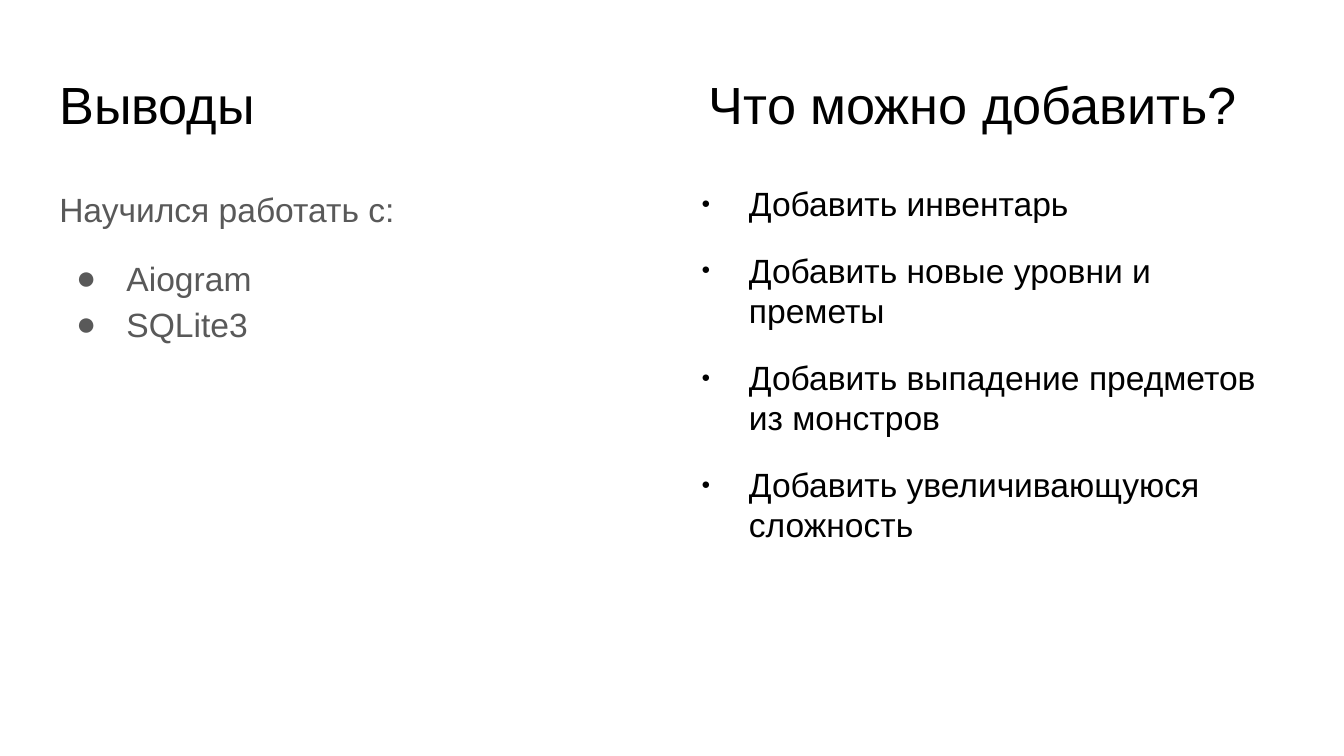
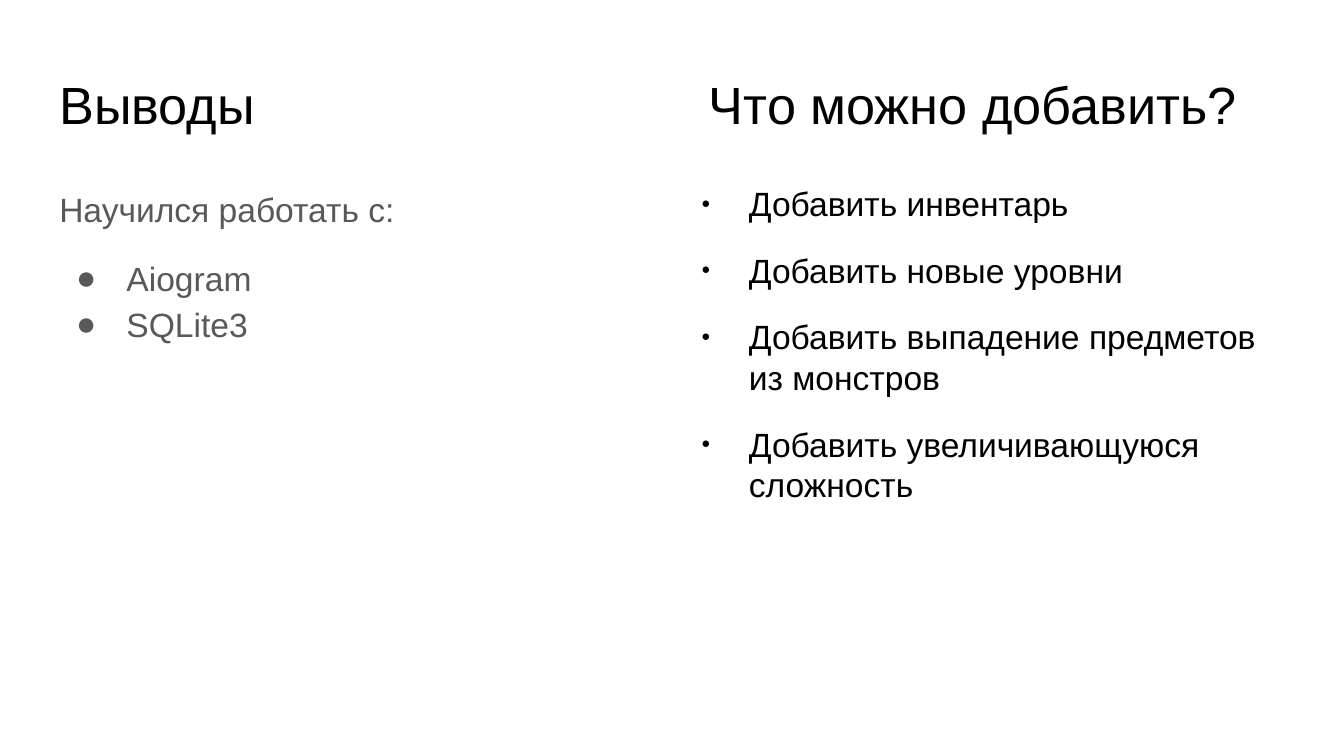
Before and after one commit to Mooro869/Dungeon_GameBOT, a slide deck: slide 5 of Презентация Dungeon Game.odp. Drawn at 1344x756 pixels with LibreOffice and Linux fonts; fonts in the diff are those of the drawing. Boxes give left, top, right and bottom in pixels: in the first picture for what was removed or moved away, otherwise in the second. Text is boxed around its words. In the diff, an @@ line names an element or a change of style, - is before the commit and + after.

```diff
--- a/Презентация Dungeon Game.odp
+++ b/Презентация Dungeon Game.odp
@@ text at box(749, 258, 1123, 289): text changed @@
-● Добавить новые уровни и преметы
+● Добавить новые уровни
```
Also in this commit, not shown: 1 other slide changed, 1 other file.
